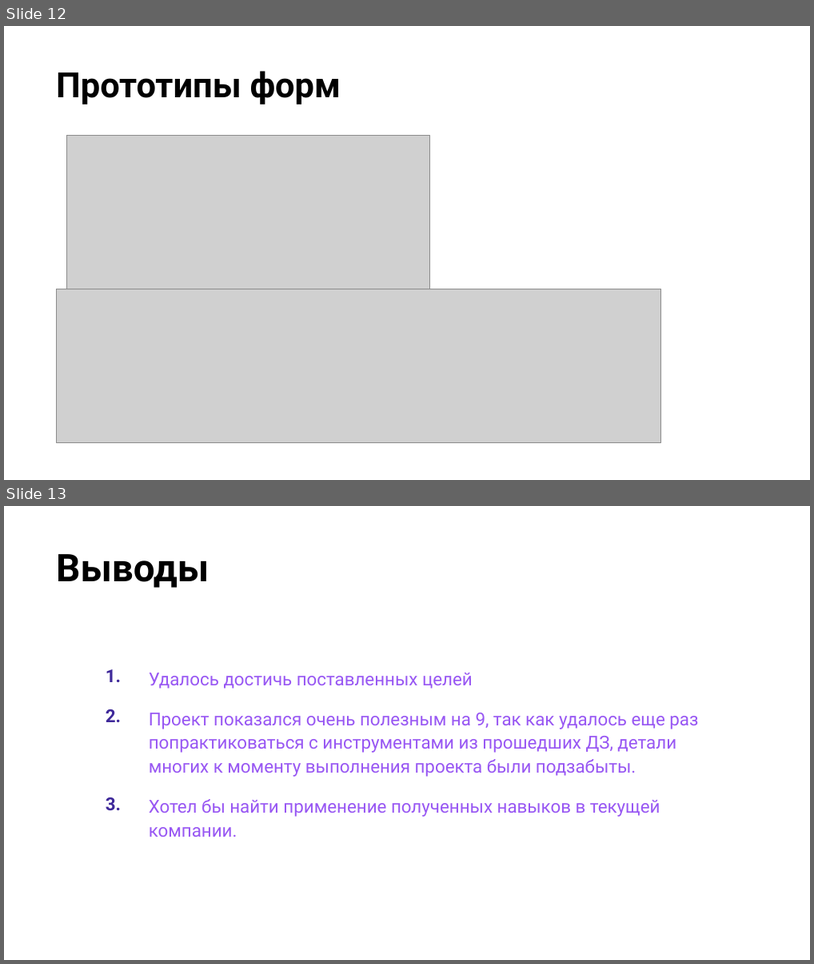
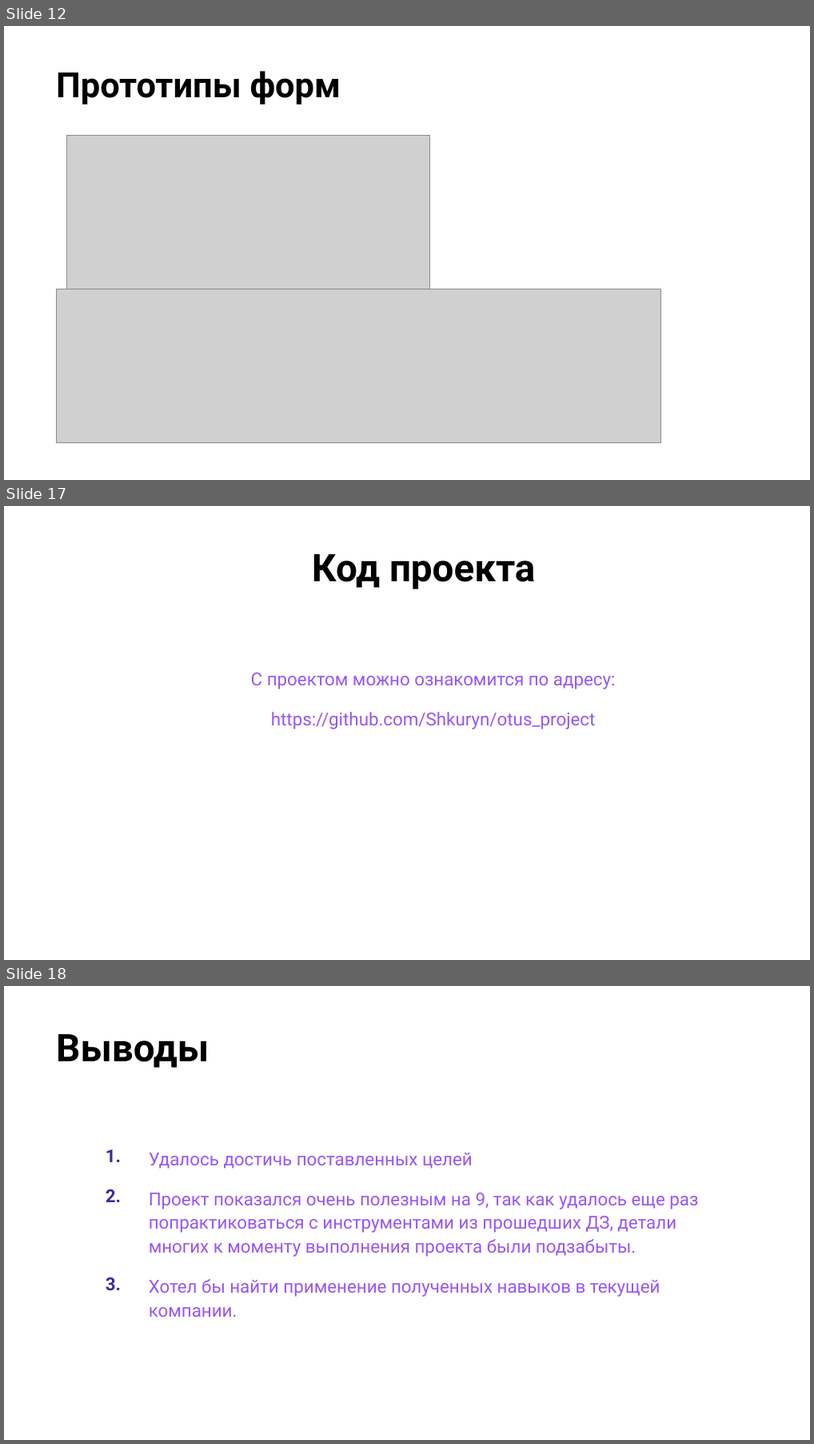
Before and after one commit to Shkuryn/otus_project, a slide deck: doc/СкидочнаяСистема.pptx. Shown one above the other, each under a label of ours: slides 12 and 13 before the commit, slides 12, 17 and 18 after it; the slides between them are not shown. The pictures are 814x964 and 814x1444 pixels, drawn with LibreOffice and Linux fonts; fonts in the diff are those of the drawing; grey boxes stand for pictures; background and template pictures are left out. Boxes give left, top, right and bottom in pixels: in the first picture for what was removed or moved away, otherwise in the second. Text is boxed around its words. In the diff, an @@ line names an element or a change of style, - is before the commit and + after.

```diff
--- a/doc/СкидочнаяСистема.pptx
+++ b/doc/СкидочнаяСистема.pptx
@@ slide 17 added at [4,506,810,960], background picture (left out) @@
@@ title added at [312,554,535,589], 34 pt, text #000000, bold @@
+Код проекта
@@ table added at [88,658,726,814], 4 rows, 2 columns @@
+ | С проектом можно ознакомится по адресу:
+ | https://github.com/Shkuryn/otus_project
+ | 
+ | 
@@ what was slide 13 is now slide 18 @@
```
Also in this commit, not shown: 4 other slides added, 1 other file.
